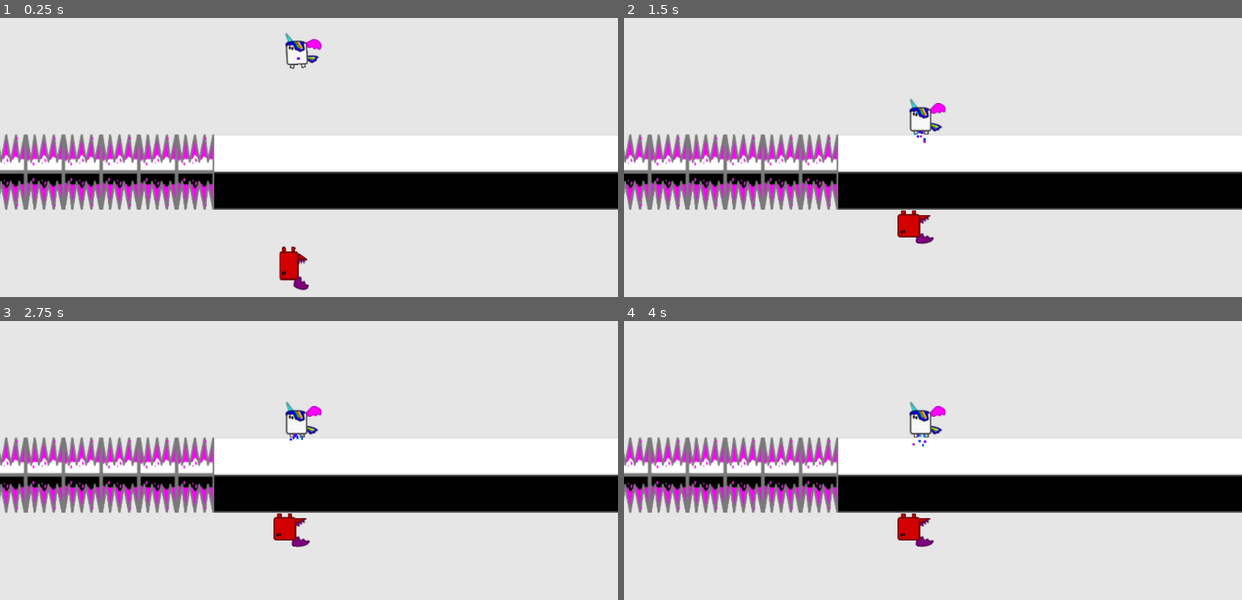
Above: before the commit, frames 1-4 (two rows, left to right).
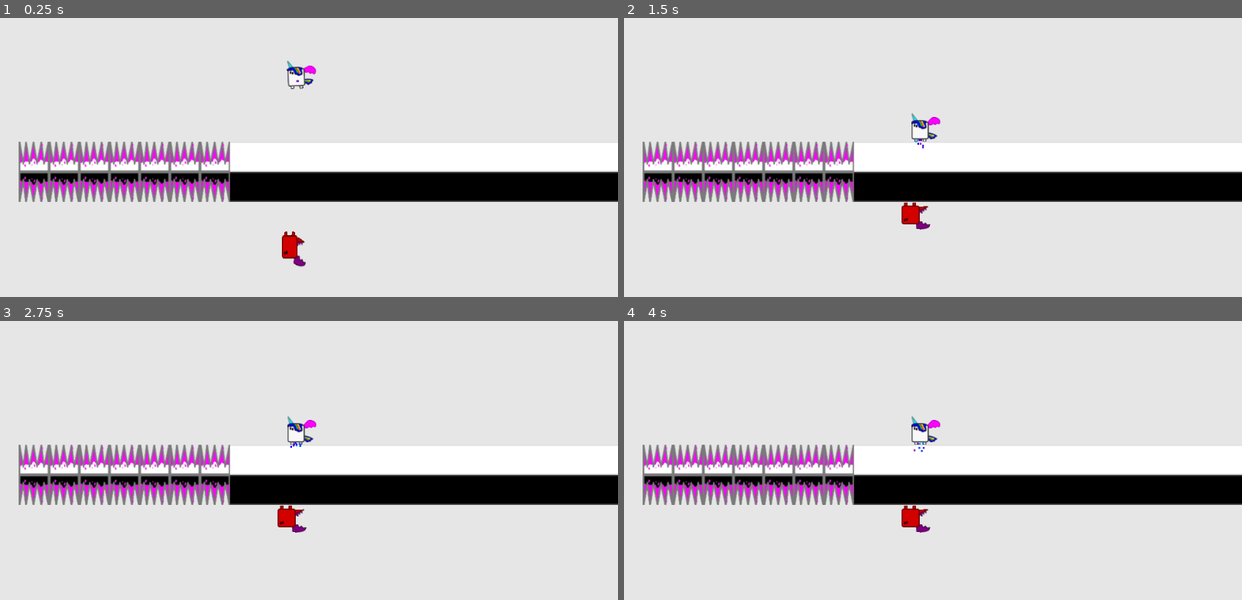
Above: after the commit, the same moments.

Repository: GameDrivenDesign/2-World-Co-Op-Color-Spray-Discovery-And-Jump-N-Run-2D
Game: Godot game, scene res://World/World.tscn
Same seed, same stepped clock (60 frames per second), same inputs: the game is played once before the commit and once after it.
Inputs:
- Up to frame 1 (0.25 s): no input
- Up to frame 2 (1.5 s): tap Enter at 1.25 s
- Up to frame 3 (2.75 s): no input
- Up to frame 4 (4 s): tap Space at 3.5 s

The runs differ from the first frame. In frame 1, 11% of the frame differs, in the area x 0-100%, y 5-98%; in frame 2, 11%; in frame 3, 11%; in frame 4, 11%.
Error in both runs: Invalid set index 'color' (on base: 'null instance') with value of type 'Color'. (res://Player/Dragon.gd:119)

Commit message:
Set min zoom to 1.0, catch non-existing tile ids

Diff:
--- a/Levels/Camera.gd
+++ b/Levels/Camera.gd
@@ -7,7 +7,7 @@
 var player2 = null
 
 const BEFORE_REACHING_SIDE_ZOOM_FACTOR = 1.5
-const MIN_ZOOM_FACTOR = 0.8
+const MIN_ZOOM_FACTOR = 1
 const MAX_ZOOM_FACTOR = 2.0
 
 func _ready():
--- a/Player/Player.gd
+++ b/Player/Player.gd
@@ -242,6 +242,8 @@
 	var tilePoint = playerBottomPosition + Vector2(0, -upDirection.y * verticalHalfTileExtent)
 	var tilePos = map.world_to_map(tilePoint)
 	var tileID = map.get_cellv(tilePos)
+	if tileID == -1:
+		return null
 	return map.tile_set.tile_get_name(tileID)
 
 
